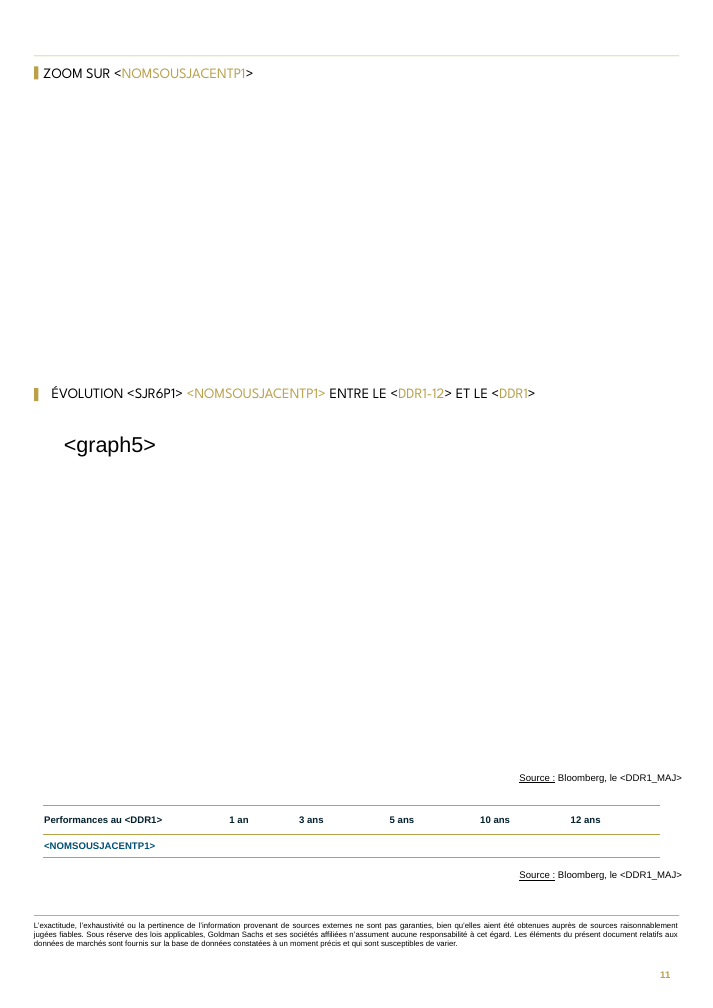
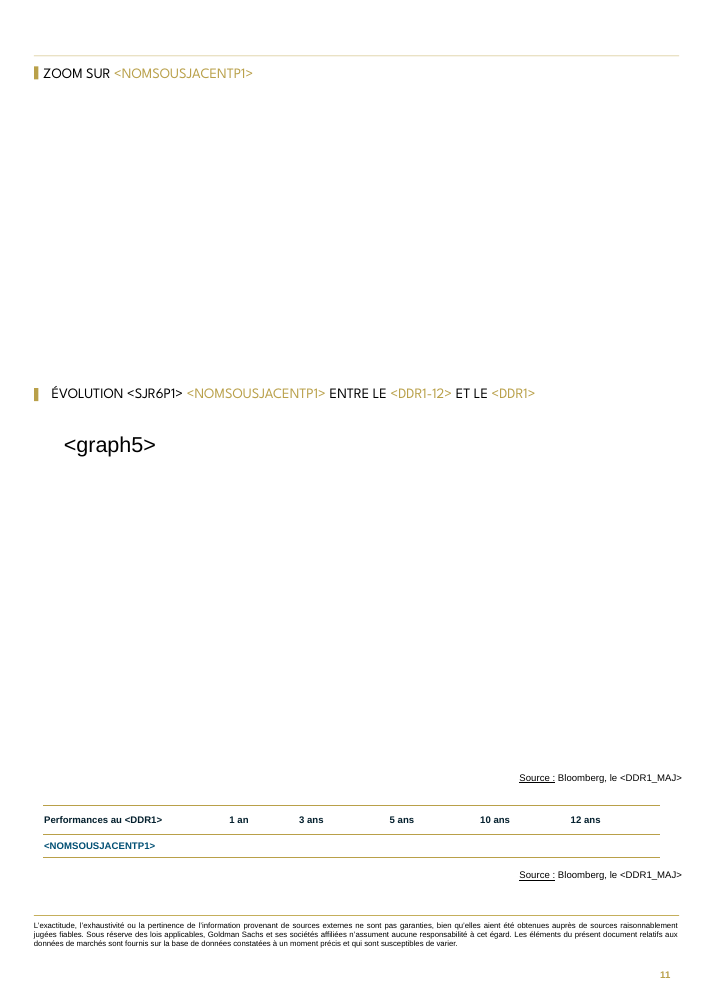
Before and after one commit to guillaumejacquin/Moulinette_Brochure_Equitim, a slide deck: slide 11 of Templates/Goldman Sachs FCI.pptx. Drawn at 713x1008 pixels with LibreOffice and Linux fonts; fonts in the diff are those of the drawing; background and template pictures are left out. Boxes give left, top, right and bottom in pixels: in the first picture for what was removed or moved away, otherwise in the second. Text is boxed around its words. In the diff, an @@ line names an element or a change of style, - is before the commit and + after.

```diff
--- a/Templates/Goldman Sachs FCI.pptx
+++ b/Templates/Goldman Sachs FCI.pptx
@@ text "ZOOM SUR <NOMSOUSJACENTP1>" at <box>43,68,253,78</box>: text colour #000000 to #B9A049 in "<NOMSOUSJACENTP1>" @@
@@ text "ÉVOLUTION <SJR6P1> <NOMSOUSJACENTP1> ENTRE LE ..." at <box>52,386,536,398</box>: text colour #000000 to #B9A049 in "<DDR1-12> <DDR1>" @@
```
Also in this commit, not shown: 12 other files.
